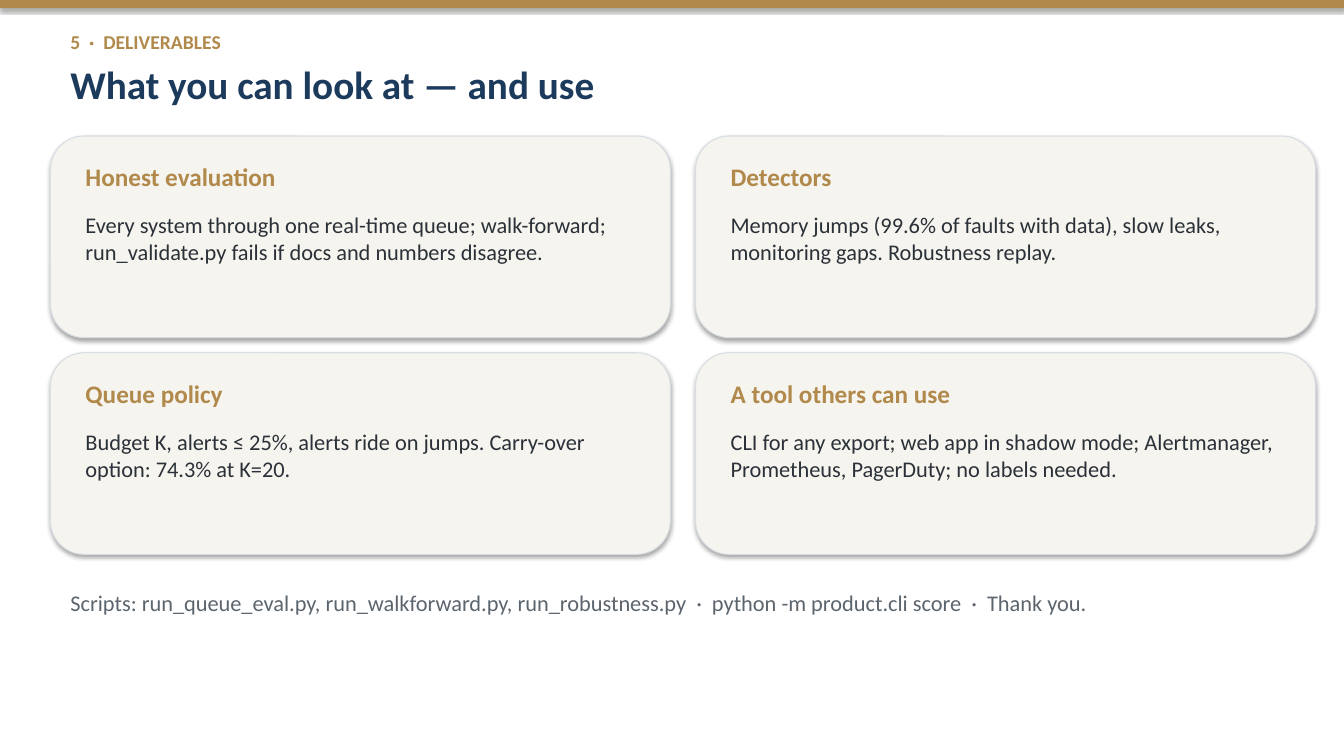
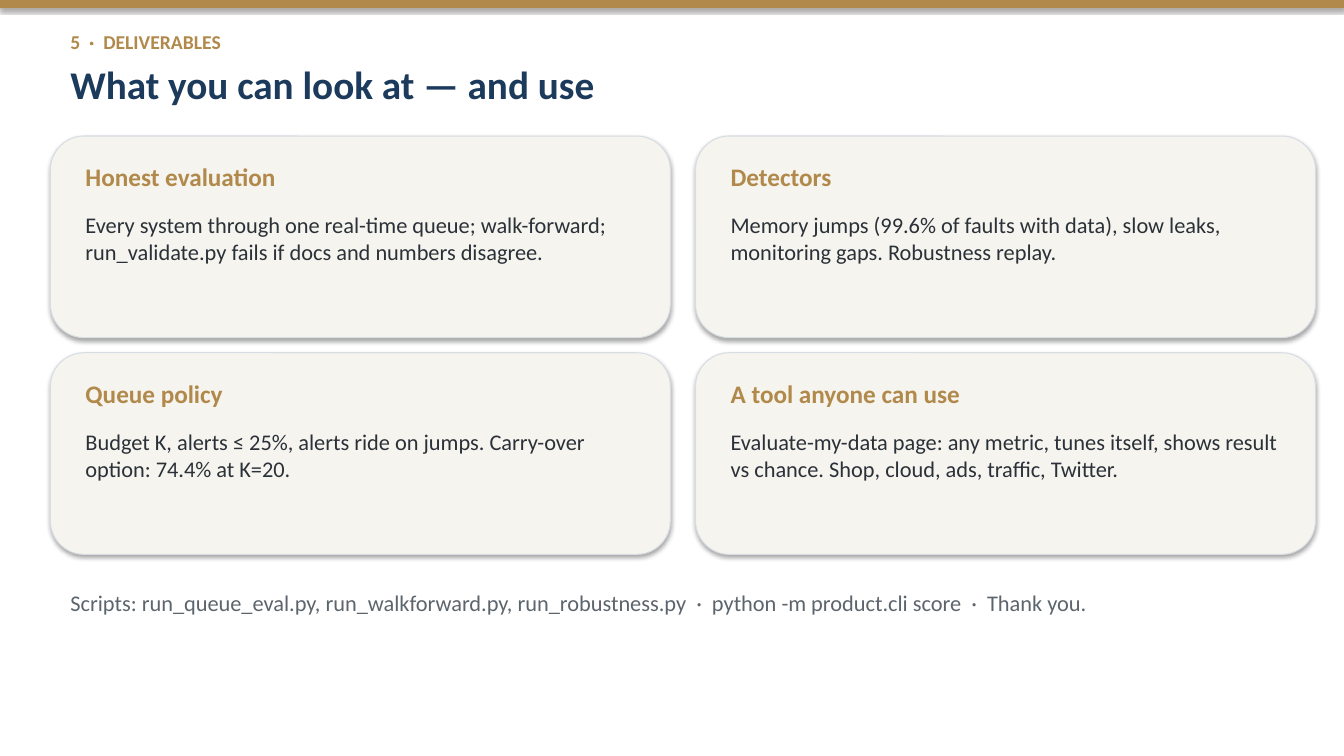
Before and after one commit to amamsy90/alert-fatigue-reduction, a slide deck: slide 5 of Alert_Fatigue_Proposal_Rehearsal.pptx. Drawn at 1344x756 pixels with LibreOffice and Linux fonts; fonts in the diff are those of the drawing. Boxes give left, top, right and bottom in pixels: in the first picture for what was removed or moved away, otherwise in the second. Text is boxed around its words. In the diff, an @@ line names an element or a change of style, - is before the commit and + after.

```diff
--- a/Alert_Fatigue_Proposal_Rehearsal.pptx
+++ b/Alert_Fatigue_Proposal_Rehearsal.pptx
@@ text at box(731, 385, 960, 407): text changed @@
-A tool others can use
+A tool anyone can use
@@ text at box(85, 434, 585, 481): text changed @@
-Budget K, alerts ≤ 25%, alerts ride on jumps. Carry-over option: 74.3% at K=20.
+Budget K, alerts ≤ 25%, alerts ride on jumps. Carry-over option: 74.4% at K=20.
@@ text at box(731, 434, 1277, 481): text changed @@
-CLI for any export; web app in shadow mode; Alertmanager, Prometheus, PagerDuty; no labels needed.
+Evaluate-my-data page: any metric, tunes itself, shows result vs chance. Shop, cloud, ads, traffic, Twitter.
```
Also in this commit, not shown: 38 other files.
